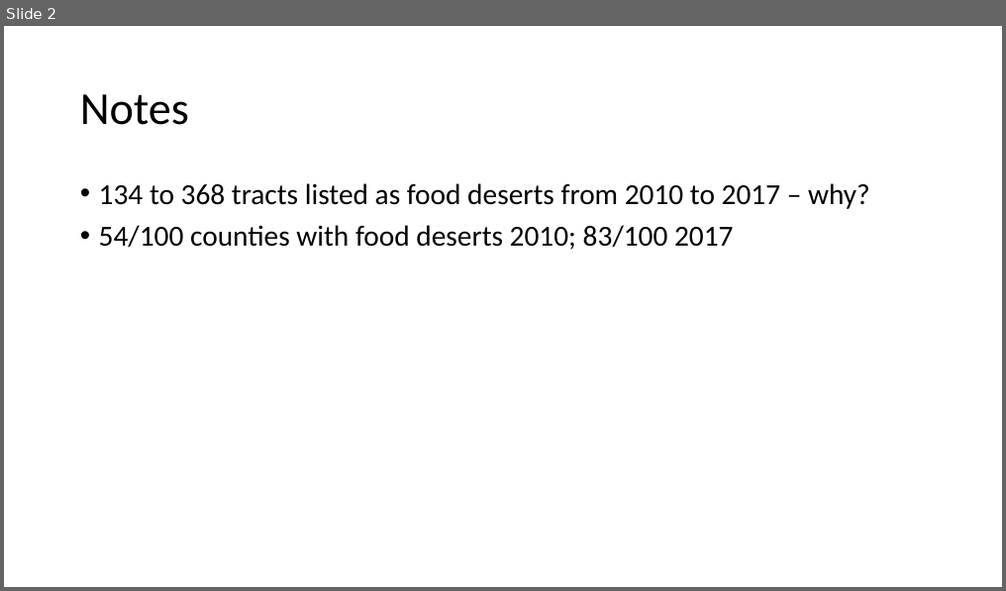
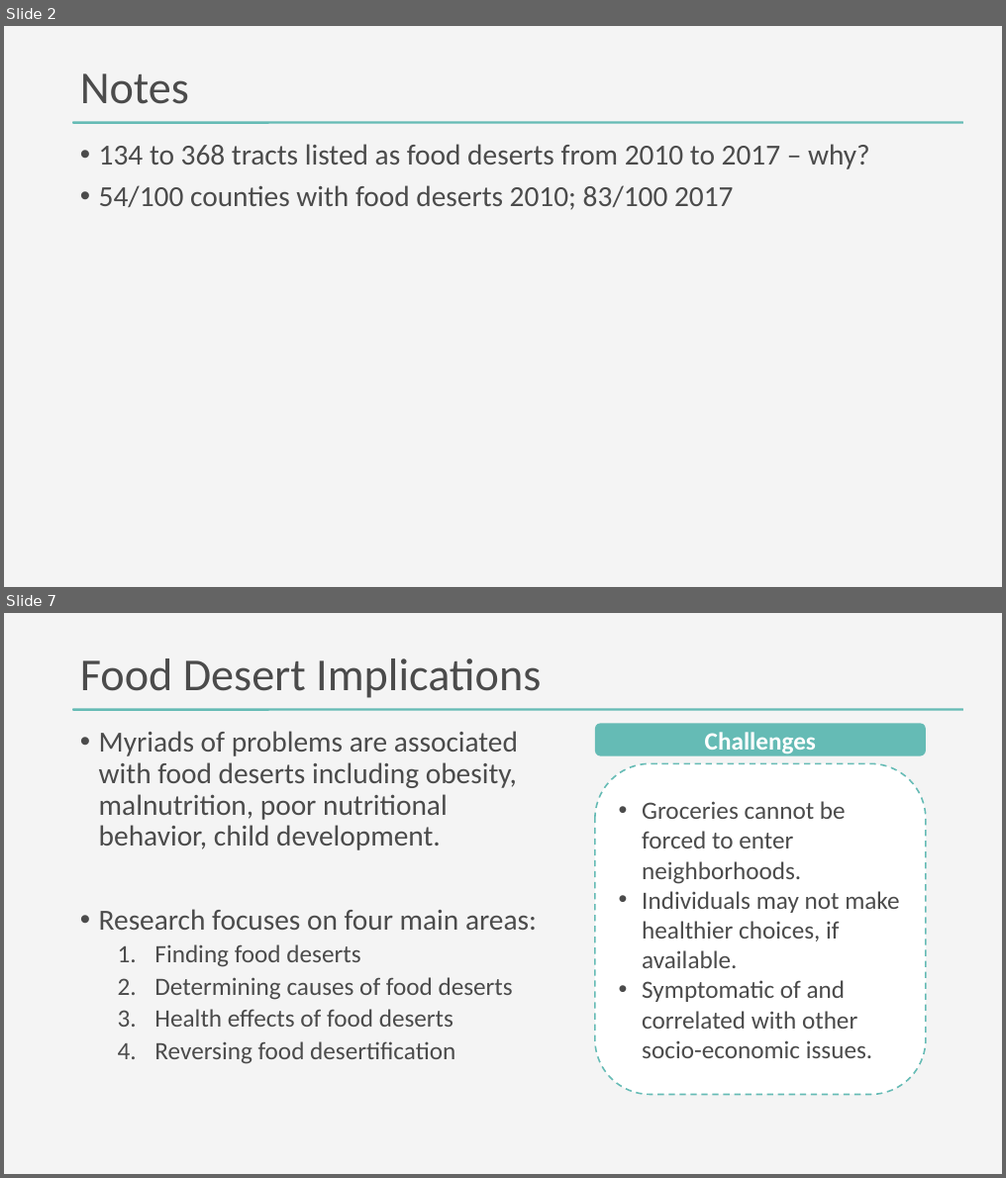
Before and after one commit to DanteHaywood/cfc_ds_screen, a slide deck: doc/2020_11_25_cfc_ds_technical_screen_haywood.pptx. Shown one above the other, each under a label of ours: slide 2 before the commit, slides 2 and 7 after it; the slides between them are not shown. The pictures are 1006x591 and 1006x1178 pixels, drawn with LibreOffice and Linux fonts; fonts in the diff are those of the drawing. Boxes give left, top, right and bottom in pixels: in the first picture for what was removed or moved away, otherwise in the second. Text is boxed around its words. In the diff, an @@ line names an element or a change of style, - is before the commit and + after.

```diff
--- a/doc/2020_11_25_cfc_ds_technical_screen_haywood.pptx
+++ b/doc/2020_11_25_cfc_ds_technical_screen_haywood.pptx
@@ slide 7 added at [4, 613, 1002, 1174], background #F4F4F4; not listed: 1 template element that a slide beside it also shows @@
@@ title added at [80, 659, 541, 698], 44 pt, text #4B4B4B @@
+Food Desert Implications
@@ text added at [99, 731, 537, 1064], 28 pt, text #4B4B4B @@
+• Myriads of problems are associated with food deserts including obesity, malnutrition, poor nutritional behavior, child development.
+• Research focuses on four main areas:
+  1. Finding food deserts
+  2. Determining causes of food deserts
+  3. Health effects of food deserts
+  4. Reversing food desertification
@@ rounded rectangle added at [595, 723, 927, 756], fill #65BBB5, 24 pt, text #FFFFFF, bold @@
+Challenges
@@ rounded rectangle added at [595, 764, 927, 1095], fill #FFFFFF, outline #65BBB5 1.5 pt dashed, 24 pt, text #4B4B4B @@
+• Groceries cannot be forced to enter neighborhoods.
+• Individuals may not make healthier choices, if available.
+• Symptomatic of and correlated with other socio-economic issues.
@@ slide 2 changed as well @@
@@ background #FFFFFF to #F4F4F4 @@
@@ title "Notes" at [80, 74, 189, 104]: text colour #000000 to #4B4B4B @@
@@ text "134 to 368 tracts listed ...": place and size @@
-text "134 to 368 tracts listed ..." at [99, 183, 870, 250]
+text "134 to 368 tracts listed ..." at [99, 144, 870, 210]
@@ text "134 to 368 tracts listed ..." at [99, 144, 870, 210]: text colour #000000 to #4B4B4B @@
@@ rounded rectangle added at [73, 122, 963, 124], fill #65BBB5 @@
```
Also in this commit, not shown: 1 other slide changed, 20 other slides added, 7 other files.
